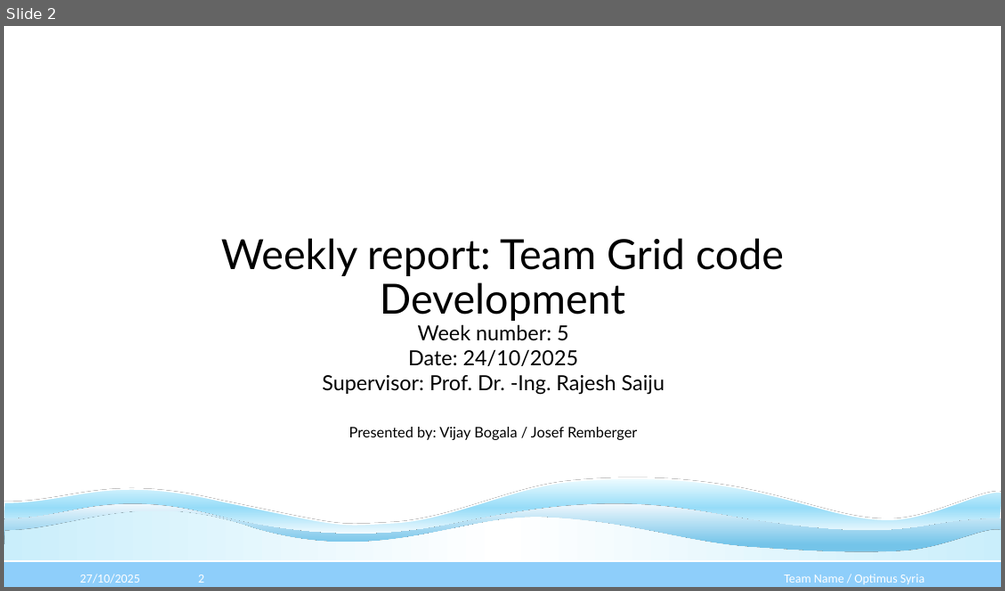
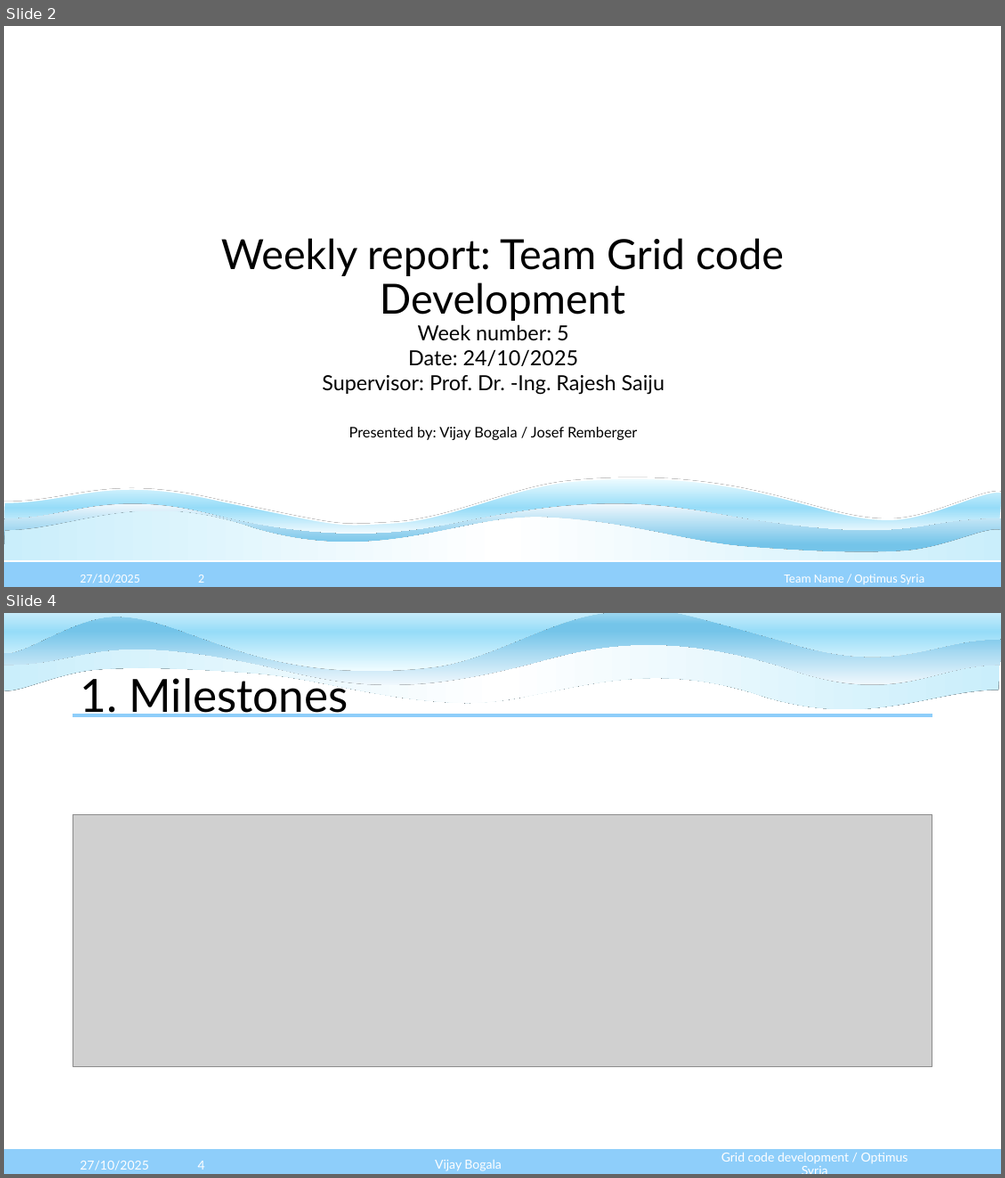
Before and after one commit to Karim-bakhtyar/Optimus-Syria-WEC, a slide deck: 3_Presentations/week 5/Week_5 Team Grid Code Development WEC 2025.pptx. Shown one above the other, each under a label of ours: slide 2 before the commit, slides 2 and 4 after it; the slides between them are not shown. The pictures are 1005x591 and 1005x1178 pixels, drawn with LibreOffice and Linux fonts; fonts in the diff are those of the drawing; grey boxes stand for pictures; background and template pictures are left out. Boxes give left, top, right and bottom in pixels: in the first picture for what was removed or moved away, otherwise in the second. Text is boxed around its words. In the diff, an @@ line names an element or a change of style, - is before the commit and + after.

```diff
--- a/3_Presentations/week 5/Week_5 Team Grid Code Development WEC 2025.pptx
+++ b/3_Presentations/week 5/Week_5 Team Grid Code Development WEC 2025.pptx
@@ slide 4 added at [4,613,1001,1174], background #FFFFFF @@
@@ freeform shape added at [4,635,1000,709], fill gradient #CAEEFB to #FFFFFF @@
@@ freeform shape added at [4,613,1001,685], fill gradient #F0F8FD to #74C4E9 to #A2D8F0 @@
@@ freeform shape added at [4,613,1001,673], fill gradient #EFFCFF to #96DCF8 to #FFFFFF @@
@@ freeform shape added at [4,635,1000,709], fill gradient #CAEEFB to #FFFFFF @@
@@ freeform shape added at [4,613,1001,685], fill gradient #F0F8FD to #74C4E9 to #A2D8F0 @@
@@ freeform shape added at [4,613,1001,672], fill gradient #EFFCFF to #96DCF8 to #FFFFFF @@
@@ title added at [80,672,348,717], 44 pt, text #000000 @@
+1. Milestones
@@ line added from (73, 715) to (933, 715), #8ECEFA 3 pt @@
@@ picture added at [73,814,933,1066] @@
@@ rectangle added at [4,1148,1001,1174], fill #8ECEFA, outline #FFFFFF 1.5 pt @@
@@ text added at [80,1160,148,1170], 12 pt, text #FFFFFF @@
+27/10/2025
@@ page number added at [198,1160,205,1169], 12 pt, text #FFFFFF @@
+4
@@ text added at [435,1159,501,1171], 12 pt, text #FFFFFF @@
+Vijay Bogala
@@ text added at [721,1152,908,1163], 12 pt, text #FFFFFF @@
+Grid code development / Optimus Syria
```
Also in this commit, not shown: 5 slides changed.
